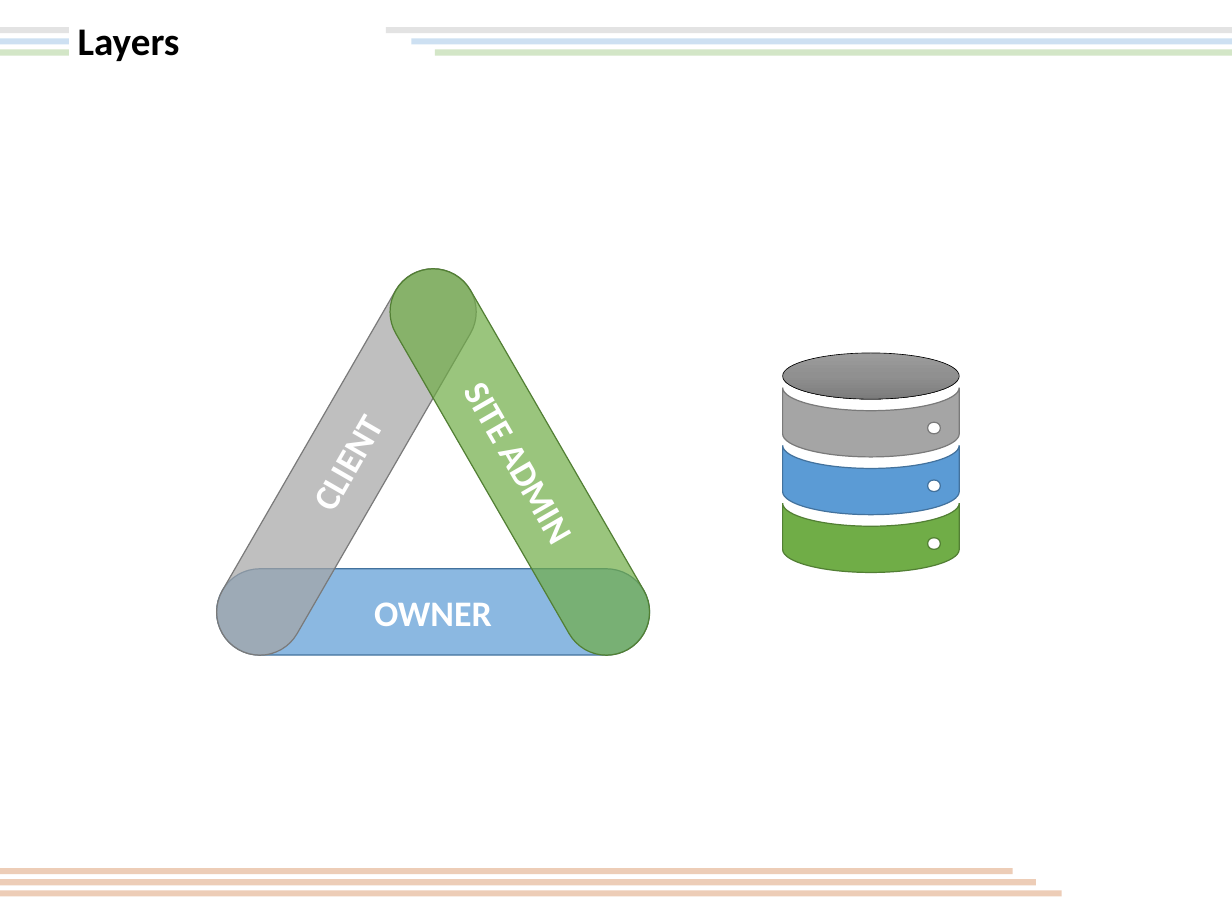
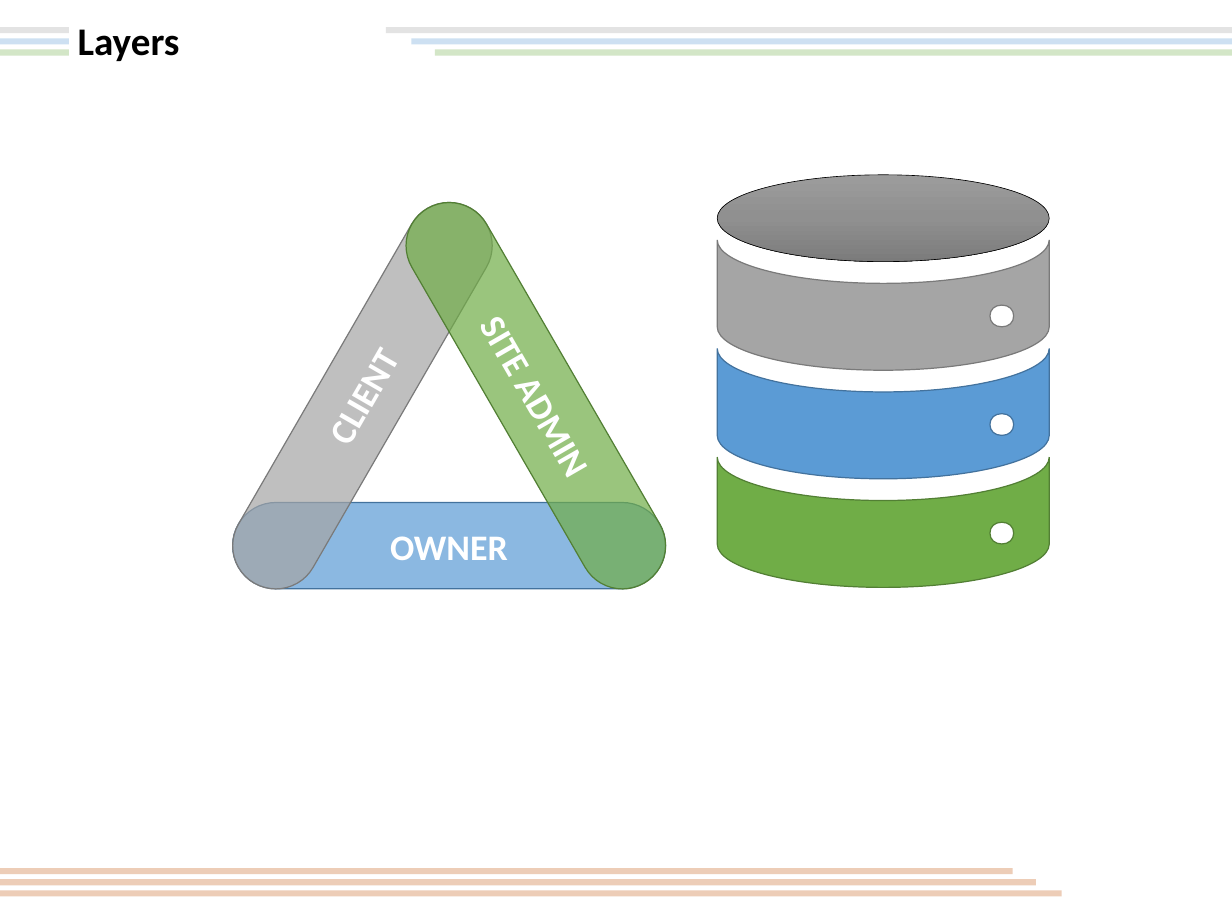
Before and after one commit to AnthonyVerde/group-project-2, a slide deck: slide 1 of ProjectIdea_2.pptx. Drawn at 1232x924 pixels with LibreOffice and Linux fonts; fonts in the diff are those of the drawing. Boxes give left, top, right and bottom in pixels: in the first picture for what was removed or moved away, otherwise in the second. Text is boxed around its words. In the diff, an @@ line names an element or a change of style, - is before the commit and + after.

```diff
--- a/ProjectIdea_2.pptx
+++ b/ProjectIdea_2.pptx
@@ freeform shape: place and size @@
-freeform shape at box(781, 351, 960, 400)
+freeform shape at box(713, 171, 1051, 263)
@@ 3 rounded rectangles: place and size @@
-3 rounded rectangles at box(201, 253, 666, 671)
+3 rounded rectangles at box(217, 187, 682, 605)
@@ freeform shape: place and size @@
-freeform shape at box(781, 385, 960, 458)
+freeform shape at box(713, 236, 1051, 371)
@@ freeform shape: place and size @@
-freeform shape at box(781, 444, 960, 516)
+freeform shape at box(713, 344, 1051, 480)
@@ freeform shape: place and size @@
-freeform shape at box(781, 501, 960, 573)
+freeform shape at box(713, 453, 1051, 589)
```
Also in this commit, not shown: 4 other slides changed, 3 slides removed.
